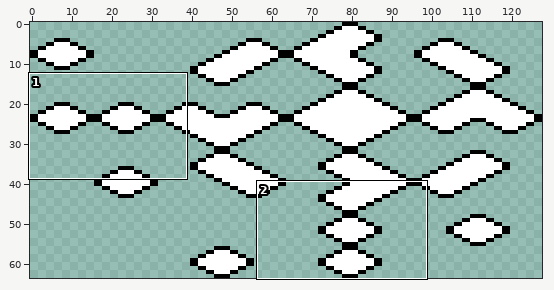
Pixel-art file: tile_sets/templates/d_transparent_topface_template.aseprite. The picture above shows the old version from afar; the outline marks the close-up.
Close-up. Before:
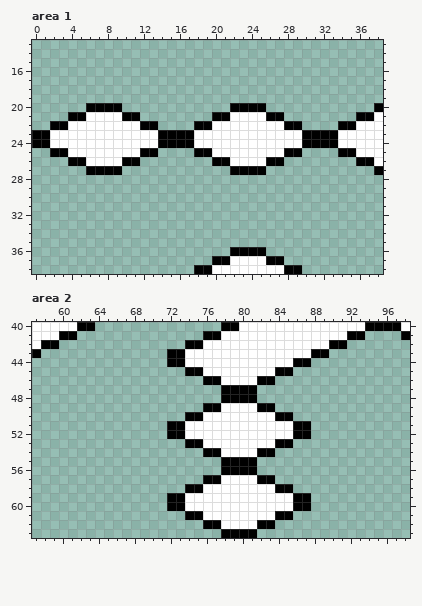
128x64 pixels, 1 frame. Shown: area 1: x 0..38, y 13..38; area 2: x 57..98, y 40..63.
Now the later version:
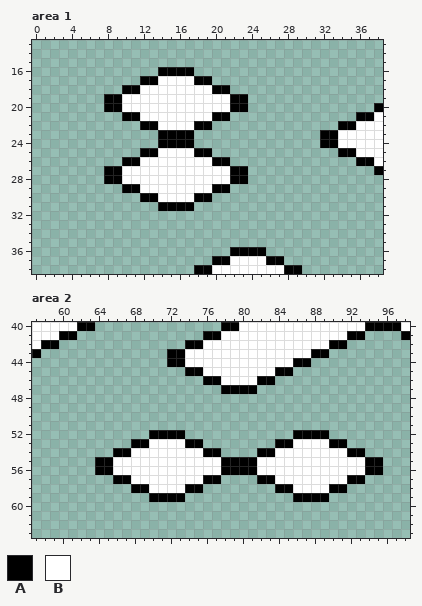
Palette (. is transparent): A #000000  B #ffffff
The edit:
Area 1:
y 16: x 14..17 .... -> AAAA
y 17: x 12..19 ........ -> AABBBBAA
y 18: x 10..21 ............ -> AABBBBBBBBAA
y 19: x 8..23 ................ -> AABBBBBBBBBBBBAA
y 20: x 6..7 AA -> ..; x 10..21 ............ -> BBBBBBBBBBBB; x 24..25 AA -> ..
y 21: x 4..9 AABBBB -> ......; x 12..19 ........ -> BBBBBBBB; x 22..27 BBBBAA -> ......
y 22: x 2..11 AABBBBBBBB -> ..........; x 14..17 .... -> BBBB; x 20..29 BBBBBBBBAA -> ..........
y 23..24: x 0..13 AABBBBBBBBBBBB -> ..............; x 18..31 BBBBBBBBBBBBAA -> ..............
y 25: x 2..11 AABBBBBBBB -> ..........; x 14..17 .... -> BBBB; x 20..29 BBBBBBBBAA -> ..........
y 26: x 4..9 AABBBB -> ......; x 12..19 ........ -> BBBBBBBB; x 22..27 BBBBAA -> ......
y 27: x 6..7 AA -> ..; x 10..21 ............ -> BBBBBBBBBBBB; x 24..25 AA -> ..
y 28: x 8..23 ................ -> AABBBBBBBBBBBBAA
y 29: x 10..21 ............ -> AABBBBBBBBAA
y 30: x 12..19 ........ -> AABBBBAA
y 31: x 14..17 .... -> AAAA
Area 2:
y 48: x 78..81 AAAA -> ....
y 49: x 76..83 AABBBBAA -> ........
y 50: x 74..85 AABBBBBBBBAA -> ............
y 51: x 72..87 AABBBBBBBBBBBBAA -> ................
y 52: x 70..71 .. -> AA; x 74..85 BBBBBBBBBBBB -> ............; x 88..89 .. -> AA
y 53: x 68..73 ...... -> AABBBB; x 76..83 BBBBBBBB -> ........; x 86..91 ...... -> BBBBAA
y 54: x 66..75 .......... -> AABBBBBBBB; x 78..81 BBBB -> ....; x 84..93 .......... -> BBBBBBBBAA
y 55..56: x 64..77 .............. -> AABBBBBBBBBBBB; x 82..95 .............. -> BBBBBBBBBBBBAA
y 57: x 66..75 .......... -> AABBBBBBBB; x 78..81 BBBB -> ....; x 84..93 .......... -> BBBBBBBBAA
y 58: x 68..73 ...... -> AABBBB; x 76..83 BBBBBBBB -> ........; x 86..91 ...... -> BBBBAA
y 59: x 70..71 .. -> AA; x 74..85 BBBBBBBBBBBB -> ............; x 88..89 .. -> AA
y 60: x 72..87 AABBBBBBBBBBBBAA -> ................
y 61: x 74..85 AABBBBBBBBAA -> ............
y 62: x 76..83 AABBBBAA -> ........
y 63: x 78..81 AAAA -> ....
